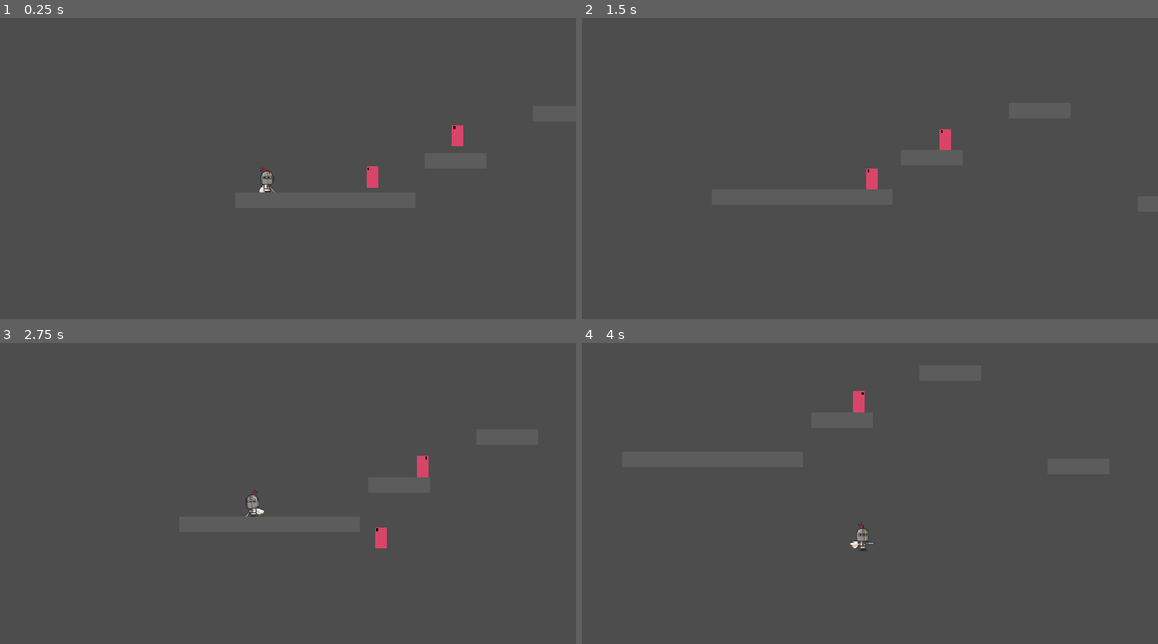
Above: before the commit, frames 1-4 (two rows, left to right).
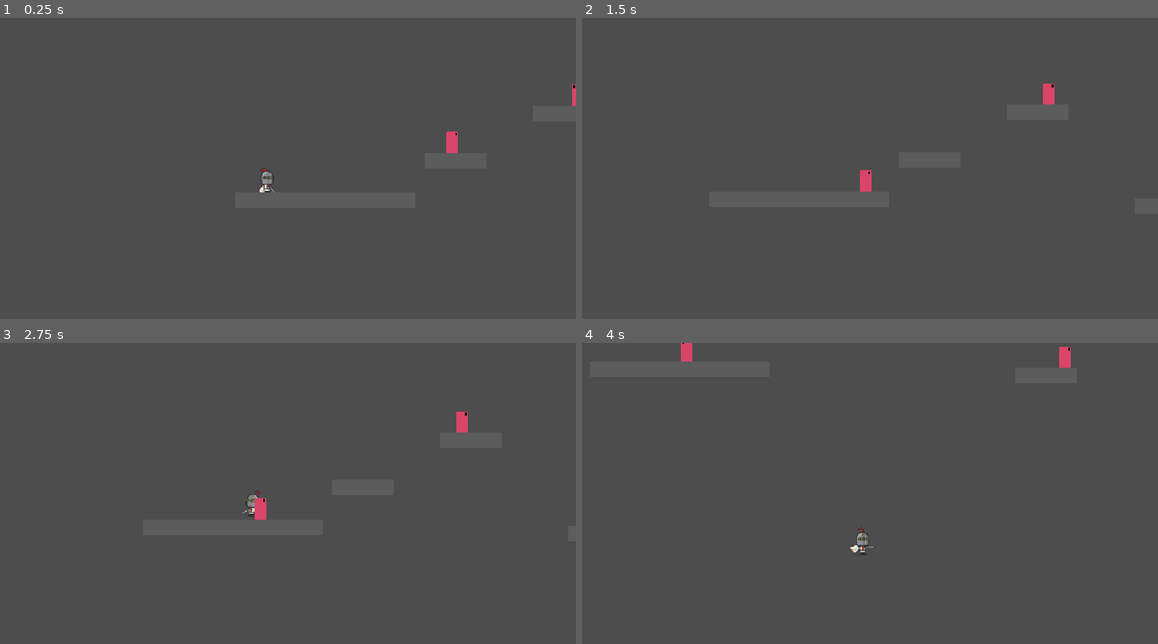
Above: after the commit, the same moments.

Repository: Jadelaawar42027/inferno-game-jam
Game: Godot game, scene res://scenes/levels/scene_1.tscn
Two runs of this game, one before a commit and one after it. Both use one fixed random seed, a clock stepped at 60 frames per second and the inputs below.
Inputs (mouse positions are in pixels of both pictures, inside the frame that each line leads up to):
- Up to frame 1 (0.25 s): no input
- Up to frame 2 (1.5 s): move the mouse to (985, 174) at 0.52 s; hold D (move_right) from 0.53 s (still down); click (985, 174) at 0.6 s; tap Space (jump) at 0.77 s; tap Shift (dash) at 0.8, 1.35 s; move the mouse to (726, 207) at 1.27 s
- Up to frame 3 (2.75 s): tap Space (jump) at 1.52 s; click (144, 532) at 1.55 s; move the mouse to (328, 439) at 2.02 s; release D (move_right) at 2.03 s; hold A (move_left) from 2.03 s (still down); click (328, 439) at 2.1 s; tap Shift (dash) at 2.3 s
- Up to frame 4 (4 s): move the mouse to (818, 586) at 2.77 s; release A (move_left) at 2.78 s; hold D (move_right) from 2.78 s (still down); tap Shift (dash) at 2.85, 3.8 s; tap Space (jump) at 3.02, 3.77 s; click (818, 586) at 3.05 s; move the mouse to (1037, 568) at 3.52 s; click (1037, 568) at 3.6 s

The runs differ from the first frame. In frame 1, 0.4% of the frame differs, in the area x 63-100%, y 22-57%; in frame 2, 0.4%; in frame 3, 0.7%, in the area x 41-82%, y 22-69%; in frame 4, 0.6%.

Commit message:
Added flying enemy class and base boss class to use for all bosses

Diff:
--- /dev/null
+++ b/scenes/bosses/boss.tscn
@@ -0,0 +1,42 @@
+[gd_scene format=3 uid="uid://dsdemrjm0ref5"]
+
+[ext_resource type="PackedScene" uid="uid://s0mlbmx6yihv" path="res://scenes/enemies/enemy.tscn" id="1_rdia2"]
+[ext_resource type="Shader" uid="uid://bcycvorrmew66" path="res://scenes/enemies/hitflash.gdshader" id="2_buxl7"]
+[ext_resource type="Script" uid="uid://t60ar30ej75i" path="res://scripts/bosses/boss.gd" id="2_tsxae"]
+
+[sub_resource type="ShaderMaterial" id="ShaderMaterial_tsxae"]
+resource_local_to_scene = true
+shader = ExtResource("2_buxl7")
+shader_parameter/flash_color = Color(1, 1, 1, 1)
+shader_parameter/flash_amount = 0.0
+shader_parameter/additive_mix = 0.0
+
+[sub_resource type="RectangleShape2D" id="RectangleShape2D_jvuli"]
+resource_local_to_scene = true
+size = Vector2(12, 22)
+
+[sub_resource type="RectangleShape2D" id="RectangleShape2D_kygh1"]
+resource_local_to_scene = true
+size = Vector2(12, 22)
+
+[node name="Boss" unique_id=319771871 instance=ExtResource("1_rdia2")]
+script = ExtResource("2_tsxae")
+boss_name = "Boss"
+phase_thresholds = Array[float]([0.5])
+recover_time = 0.8
+auto_start = false
+
+[node name="AnimatedSprite2D" parent="." index="1" unique_id=962650832]
+material = SubResource("ShaderMaterial_tsxae")
+
+[node name="HealthComponent" parent="." index="2" unique_id=555885103]
+max_health = 100
+
+[node name="CollisionShape2D" parent="Hurtbox" parent_id_path=PackedInt32Array(887145532) index="0" unique_id=1868882131]
+shape = SubResource("RectangleShape2D_jvuli")
+
+[node name="CollisionShape2D" parent="ContactHitbox" parent_id_path=PackedInt32Array(1898026828) index="0" unique_id=612733107]
+shape = SubResource("RectangleShape2D_kygh1")
+
+[editable path="Hurtbox"]
+[editable path="ContactHitbox"]
--- /dev/null
+++ b/scenes/bosses/test_boss.gd
@@ -0,0 +1,21 @@
+extends Boss
+
+
+func get_attacks() -> Array[String]:
+	return ["dash"]
+
+func do_attack(attack_name: String) -> void:
+	match attack_name:
+		"dash": await attack_dash()
+
+func attack_dash() -> void:
+	face_player()
+	on_hit_flash(Color.RED)
+	await wait(0.5)
+	if is_dead: return
+	velocity.x = direction * 150
+	await wait(0.4)
+	velocity.x = 0
+
+func on_phase_entered(new_phase: int) -> void:
+	print("PHASE ", new_phase)
--- /dev/null
+++ b/scenes/bosses/test_boss.tscn
@@ -0,0 +1,35 @@
+[gd_scene format=3 uid="uid://dl56uuruh758q"]
+
+[ext_resource type="PackedScene" uid="uid://dsdemrjm0ref5" path="res://scenes/bosses/boss.tscn" id="1_2ipu8"]
+[ext_resource type="Shader" uid="uid://bcycvorrmew66" path="res://scenes/enemies/hitflash.gdshader" id="2_dt46n"]
+[ext_resource type="Script" uid="uid://di4jkuvpmb0d6" path="res://scenes/bosses/test_boss.gd" id="2_qbl7o"]
+
+[sub_resource type="ShaderMaterial" id="ShaderMaterial_qbl7o"]
+resource_local_to_scene = true
+shader = ExtResource("2_dt46n")
+shader_parameter/flash_color = Color(1, 1, 1, 1)
+shader_parameter/flash_amount = 0.0
+shader_parameter/additive_mix = 0.0
+
+[sub_resource type="RectangleShape2D" id="RectangleShape2D_j1cba"]
+resource_local_to_scene = true
+size = Vector2(12, 22)
+
+[sub_resource type="RectangleShape2D" id="RectangleShape2D_v6ndk"]
+resource_local_to_scene = true
+size = Vector2(12, 22)
+
+[node name="TestBoss" unique_id=319771871 instance=ExtResource("1_2ipu8")]
+script = ExtResource("2_qbl7o")
+
+[node name="AnimatedSprite2D" parent="." index="1" unique_id=962650832]
+material = SubResource("ShaderMaterial_qbl7o")
+
+[node name="CollisionShape2D" parent="Hurtbox" parent_id_path=PackedInt32Array(887145532) index="0" unique_id=1868882131]
+shape = SubResource("RectangleShape2D_j1cba")
+
+[node name="CollisionShape2D" parent="ContactHitbox" parent_id_path=PackedInt32Array(1898026828) index="0" unique_id=612733107]
+shape = SubResource("RectangleShape2D_v6ndk")
+
+[editable path="Hurtbox"]
+[editable path="ContactHitbox"]
--- /dev/null
+++ b/scenes/enemies/enemy_flying.tscn
@@ -0,0 +1,73 @@
+[gd_scene format=3 uid="uid://0xkohbbfcjkg"]
+
+[ext_resource type="PackedScene" uid="uid://s0mlbmx6yihv" path="res://scenes/enemies/enemy.tscn" id="1_lptkl"]
+[ext_resource type="Shader" uid="uid://bcycvorrmew66" path="res://scenes/enemies/hitflash.gdshader" id="2_1bpvv"]
+[ext_resource type="Script" uid="uid://dgypwp5fa43v5" path="res://scripts/enemies/enemyFlying.gd" id="2_okcxb"]
+[ext_resource type="PackedScene" uid="uid://bsxufnevdum76" path="res://scenes/Components/hitbox.tscn" id="3_1bpvv"]
+
+[sub_resource type="ShaderMaterial" id="ShaderMaterial_okcxb"]
+resource_local_to_scene = true
+shader = ExtResource("2_1bpvv")
+shader_parameter/flash_color = Color(1, 1, 1, 1)
+shader_parameter/flash_amount = 0.0
+shader_parameter/additive_mix = 0.0
+
+[sub_resource type="RectangleShape2D" id="RectangleShape2D_q1a5h"]
+resource_local_to_scene = true
+size = Vector2(12, 22)
+
+[sub_resource type="RectangleShape2D" id="RectangleShape2D_fmfxg"]
+resource_local_to_scene = true
+size = Vector2(12, 22)
+
+[sub_resource type="CircleShape2D" id="CircleShape2D_80f48"]
+radius = 120.0
+
+[sub_resource type="RectangleShape2D" id="RectangleShape2D_okcxb"]
+resource_local_to_scene = true
+size = Vector2(16, 16)
+
+[node name="Flying" unique_id=319771871 instance=ExtResource("1_lptkl")]
+motion_mode = 1
+script = ExtResource("2_okcxb")
+patrol_range = 40.0
+bob_height = 4.0
+bob_speed = 3.0
+windup_time = 0.5
+swoop_speed = 160.0
+swoop_time = 0.8
+return_speed = 50.0
+cooldown = 2.5
+walk_speed = 30.0
+
+[node name="AnimatedSprite2D" parent="." index="1" unique_id=962650832]
+modulate = Color(0.4666667, 0, 1, 1)
+material = SubResource("ShaderMaterial_okcxb")
+
+[node name="HealthComponent" parent="." index="2" unique_id=555885103]
+max_health = 6
+
+[node name="CollisionShape2D" parent="Hurtbox" parent_id_path=PackedInt32Array(887145532) index="0" unique_id=1868882131]
+shape = SubResource("RectangleShape2D_q1a5h")
+
+[node name="CollisionShape2D" parent="ContactHitbox" parent_id_path=PackedInt32Array(1898026828) index="0" unique_id=612733107]
+shape = SubResource("RectangleShape2D_fmfxg")
+
+[node name="DetectionRadius" type="Area2D" parent="." index="5" unique_id=1193266170]
+collision_layer = 0
+collision_mask = 2
+
+[node name="CollisionShape2D" type="CollisionShape2D" parent="DetectionRadius" index="0" unique_id=1349090564]
+shape = SubResource("CircleShape2D_80f48")
+
+[node name="SwoopHitbox" parent="." index="6" unique_id=1898026828 instance=ExtResource("3_1bpvv")]
+collision_layer = 16
+collision_mask = 64
+damage = 2
+
+[node name="CollisionShape2D" parent="SwoopHitbox" index="0" unique_id=612733107]
+shape = SubResource("RectangleShape2D_okcxb")
+
+[editable path="Hurtbox"]
+[editable path="ContactHitbox"]
+[editable path="SwoopHitbox"]
--- a/scenes/levels/scene_1.tscn
+++ b/scenes/levels/scene_1.tscn
@@ -1,9 +1,11 @@
 [gd_scene format=3 uid="uid://degaw268gnce8"]
 
 [ext_resource type="PackedScene" uid="uid://deejvq1mv7666" path="res://scenes/player/player.tscn" id="1_e77pf"]
-[ext_resource type="PackedScene" uid="uid://cmxd0mu2gy1gr" path="res://scenes/player/platform.tscn" id="2_ake7g"]
+[ext_resource type="PackedScene" uid="uid://cmxd0mu2gy1gr" path="res://scenes/levels/platform.tscn" id="2_ake7g"]
 [ext_resource type="PackedScene" uid="uid://cqafy7ipeychu" path="res://scenes/enemies/enemyInfantry.tscn" id="3_drx3o"]
 [ext_resource type="PackedScene" uid="uid://wll4q5h4hwvl" path="res://scenes/enemies/enemyHeavy.tscn" id="4_mok1g"]
+[ext_resource type="PackedScene" uid="uid://0xkohbbfcjkg" path="res://scenes/enemies/enemy_flying.tscn" id="5_mok1g"]
+[ext_resource type="PackedScene" uid="uid://dl56uuruh758q" path="res://scenes/bosses/test_boss.tscn" id="6_c22k0"]
 
 [node name="TestArea" type="Node2D" unique_id=1130552543]
 
@@ -28,8 +30,20 @@
 [node name="Platform5" parent="." unique_id=1585276328 instance=ExtResource("2_ake7g")]
 position = Vector2(440, 21)
 
-[node name="Enemy" parent="." unique_id=319771871 instance=ExtResource("3_drx3o")]
-position = Vector2(104, -39)
+[node name="Infantry" parent="." unique_id=319771871 instance=ExtResource("3_drx3o")]
+position = Vector2(317, -96)
 
-[node name="Enemy2" parent="." unique_id=1771310597 instance=ExtResource("4_mok1g")]
-position = Vector2(195, -82)
+[node name="Heavy" parent="." unique_id=1771310597 instance=ExtResource("4_mok1g")]
+position = Vector2(433, -3)
+
+[node name="Flying" parent="." unique_id=1594236509 instance=ExtResource("5_mok1g")]
+position = Vector2(530, -186)
+hover_distance = 40.0
+hover_height_min = 55.0
+hover_height_max = 80.0
+hover_speed = 80.0
+orbit_speed = 1.5
+
+[node name="TestBoss" parent="." unique_id=805712653 instance=ExtResource("6_c22k0")]
+position = Vector2(192, -65)
+auto_start = true
--- /dev/null
+++ b/scripts/bosses/boss.gd
@@ -0,0 +1,101 @@
+extends Enemy
+
+class_name Boss
+
+signal boss_started
+signal phase_changed(new_phase: int)
+signal boss_defeated
+
+@export var boss_name := "Boss"
+@export var phase_thresholds: Array[float] = [0.5]
+@export var recover_time := 0.8
+@export var auto_start := false
+
+var phase := 1
+var active := false
+var last_attack := ""
+
+func _ready() -> void:
+	super()
+	health.health_changed.connect(_on_health_changed)
+	if auto_start:
+		await get_tree().process_frame
+		activate(get_tree().get_first_node_in_group("player"))
+
+func _physics_process(delta: float) -> void:
+	apply_gravity(delta)
+	if not active: velocity.x = 0
+	move_and_slide()
+
+func activate(p: Player) -> void:
+	if active or is_dead or p == null: return
+	player_target = p
+	active = true
+	boss_started.emit()
+	brain()
+
+func brain() -> void:
+	while active and not is_dead:
+		var attack := pick_attack()
+		if attack == "": return
+		last_attack = attack
+		await do_attack(attack)
+		if is_dead: return
+		velocity.x = 0
+		play_anim("idle")
+		await wait(recover_time)
+
+func pick_attack() -> String:
+	var options := get_attacks()
+	if options.is_empty(): return ""
+	if options.size() > 1: options.erase(last_attack)
+	return options.pick_random()
+
+func get_attacks() -> Array[String]:
+	return []
+
+func do_attack(_attack_name: String) -> void:
+	await wait(0.1)
+
+func _on_health_changed(current: int, max_hp: int) -> void:
+	var ratio := float(current) / max_hp
+	var next := 1
+	for i in phase_thresholds.size():
+		if ratio <= phase_thresholds[i]: next = i + 2
+	if next > phase:
+		phase = next
+		phase_changed.emit(phase)
+		on_phase_entered(phase)
+
+func on_phase_entered(_new_phase: int) -> void:
+	pass
+
+func die() -> void:
+	if is_dead: return
+	is_dead = true
+	active = false
+	velocity = Vector2.ZERO
+	hurtbox.set_deferred("monitorable", false)
+	$ContactHitbox.deactivate()
+	boss_defeated.emit()
+	if sprite.sprite_frames and sprite.sprite_frames.has_animation("death"):
+		sprite.play("death")
+		await sprite.animation_finished
+	queue_free()
+
+func wait(seconds: float) -> void:
+	await get_tree().create_timer(seconds, false).timeout
+
+func dx_to_player() -> float:
+	return player_target.global_position.x - global_position.x
+
+func face_player() -> void:
+	var dx := dx_to_player()
+	if dx != 0: set_facing(signf(dx))
+
+func play_and_wait(anim_name: String, fallback := 0.4) -> void:
+	if sprite.sprite_frames and sprite.sprite_frames.has_animation(anim_name):
+		sprite.stop()
+		sprite.play(anim_name)
+		await sprite.animation_finished
+	else: await wait(fallback)
--- /dev/null
+++ b/scripts/enemies/enemyFlying.gd
@@ -0,0 +1,107 @@
+extends Enemy
+
+
+enum State { PATROL, HOVER, WINDUP, SWOOP }
+var state := State.PATROL
+
+@export var patrol_range := 40.0
+@export var bob_height := 4.0
+@export var bob_speed := 3.0
+@export var windup_time := 0.5
+@export var swoop_speed := 160.0
+@export var swoop_time := 0.6
+@export var cooldown := 2.5
+@export var hover_distance := 40.0
+@export var hover_height_min := 55.0
+@export var hover_height_max := 80.0
+@export var hover_speed := 80.0
+@export var orbit_speed := 1.5
+
+var current_hover_height := 45.0
+var orbit_time := 0.0
+var state_timer := 0.0
+var cooldown_timer := 0.0
+var bob_time := 0.0
+var home := Vector2.ZERO
+var swoop_dir := Vector2.ZERO
+
+@onready var swoop_hitbox: Hitbox = $SwoopHitbox
+@onready var detection_radius: Area2D = $DetectionRadius
+
+func _ready() -> void:
+	super()
+	home = global_position
+	detection_radius.body_entered.connect(_on_detection_radius_body_entered)
+	detection_radius.body_exited.connect(_on_detection_radius_body_exited)
+
+func _physics_process(delta: float) -> void:
+	cooldown_timer -= delta
+	state_timer -= delta
+	match state:
+		State.PATROL: fly_patrol(delta)
+		State.HOVER: hover(delta)
+		State.WINDUP: windup()
+		State.SWOOP: swoop()
+	update_animation()
+	move_and_slide()
+
+func fly_patrol(delta: float) -> void:
+	bob_time += delta
+	velocity.x = direction * walk_speed
+	var target_y := home.y + sin(bob_time * bob_speed) * bob_height
+	velocity.y = (target_y - global_position.y) * 5.0
+	var offset := global_position.x - home.x
+	if is_on_wall() or (absf(offset) > patrol_range and signf(offset) == direction): set_facing(-direction)
+	if player_in_range:
+		pick_hover_height()
+		state = State.HOVER
+
+
+func start_windup() -> void:
+	state = State.WINDUP
+	state_timer = windup_time
+	var dx := player_target.global_position.x - global_position.x
+	if dx != 0: set_facing(signf(dx))
+	on_hit_flash(Color.RED)
+
+func windup() -> void:
+	velocity = Vector2(0, -20)
+	if state_timer > 0: return
+	if player_target == null:
+		home = global_position
+		state = State.PATROL
+		return
+	swoop_dir = global_position.direction_to(player_target.global_position)
+	state = State.SWOOP
+	state_timer = swoop_time
+	swoop_hitbox.activate()
+
+func swoop() -> void:
+	velocity = swoop_dir * swoop_speed
+	if state_timer <= 0 or is_on_wall():
+		swoop_hitbox.deactivate()
+		cooldown_timer = cooldown
+		pick_hover_height()
+		state = State.HOVER
+
+func update_animation() -> void:
+	match state:
+		State.PATROL, State.HOVER: play_anim("fly")
+		State.WINDUP: play_anim("swoop_windup")
+		State.SWOOP: play_anim("swoop")
+
+func hover(delta: float) -> void:
+	if not player_in_range:
+		home = global_position
+		state = State.PATROL
+		return
+	orbit_time += delta
+	var orbit := Vector2(cos(orbit_time * orbit_speed) * hover_distance, -current_hover_height + sin(orbit_time * orbit_speed * 2.0) * bob_height)
+	var target := player_target.global_position + orbit
+	velocity = ((target - global_position) * 3.0).limit_length(hover_speed)
+	var dx := player_target.global_position.x - global_position.x
+	if dx != 0: set_facing(signf(dx))
+	if cooldown_timer <= 0: start_windup()
+
+func pick_hover_height() -> void:
+	current_hover_height = randf_range(hover_height_min, hover_height_max)
--- a/scripts/player/player.gd
+++ b/scripts/player/player.gd
@@ -48,6 +48,7 @@
 var invincibility_timer := 0.0
 var active_hitbox: Hitbox = null
 var shake_strength := 0.0
+var last_dir := 0.0
 
 var action_lock := false
 var was_on_floor := true
@@ -57,7 +58,10 @@
 var slash_combo := 0
 var is_dead = false
 
-func start_attack() -> void:
+func start_attack(dir: float) -> void:
+	if dir != 0:
+		facing = int(dir)
+		visual.scale.x = facing
 	if Input.is_action_pressed("move_up"):
 		active_hitbox = up_slash
 		play_action("slash_up")
@@ -101,7 +105,7 @@
 		velocity.y += fall_gravity * delta
 		velocity.y = minf(velocity.y, max_fall_speed)
 
-	var direction: float = signf(Input.get_axis("move_left", "move_right"))
+	var direction: float = get_move_dir()
 	if hurt_lock_timer > 0:
 		pass
 	elif recoil_timer > 0:
@@ -119,7 +123,7 @@
 			velocity.y *= jump_cut_multiplier
 
 	if Input.is_action_just_pressed("attack") and attack_cooldown_timer <= 0 and hurt_lock_timer <= 0:
-		start_attack()
+		start_attack(direction)
 
 	if active_hitbox != null and attack_active_timer <= 0:
 		end_attack()
@@ -194,6 +198,7 @@
 	anim.animation_finished.connect(_on_anim_finished)
 	anim.frame_changed.connect(_on_frame_changed)
 	anim.play("idle")
+	add_to_group("player")
 
 func _on_anim_finished()->void:
 	if anim.animation == "run_start": anim.play("run"); return
@@ -230,3 +235,13 @@
 		elif Input.is_action_pressed("move_down"): anim.play("look_down")
 		elif anim.animation in ["run", "run_start"]: anim.play("stop")
 		elif anim.animation != "stop": anim.play("idle")
+
+func get_move_dir() -> float:
+	if Input.is_action_just_pressed("move_right"): last_dir = 1.0
+	if Input.is_action_just_pressed("move_left"): last_dir = -1.0
+	var right := Input.is_action_pressed("move_right")
+	var left := Input.is_action_pressed("move_left")
+	if right and left: return last_dir
+	if right: return 1.0
+	if left: return -1.0
+	return 0.0
Not shown, added: scenes/bosses/test_boss.gd.uid
Renamed: scenes/player/platform.tscn -> scenes/levels/platform.tscn
Not shown, added: scripts/bosses/boss.gd.uid
Not shown, added: scripts/enemies/enemyFlying.gd.uid
